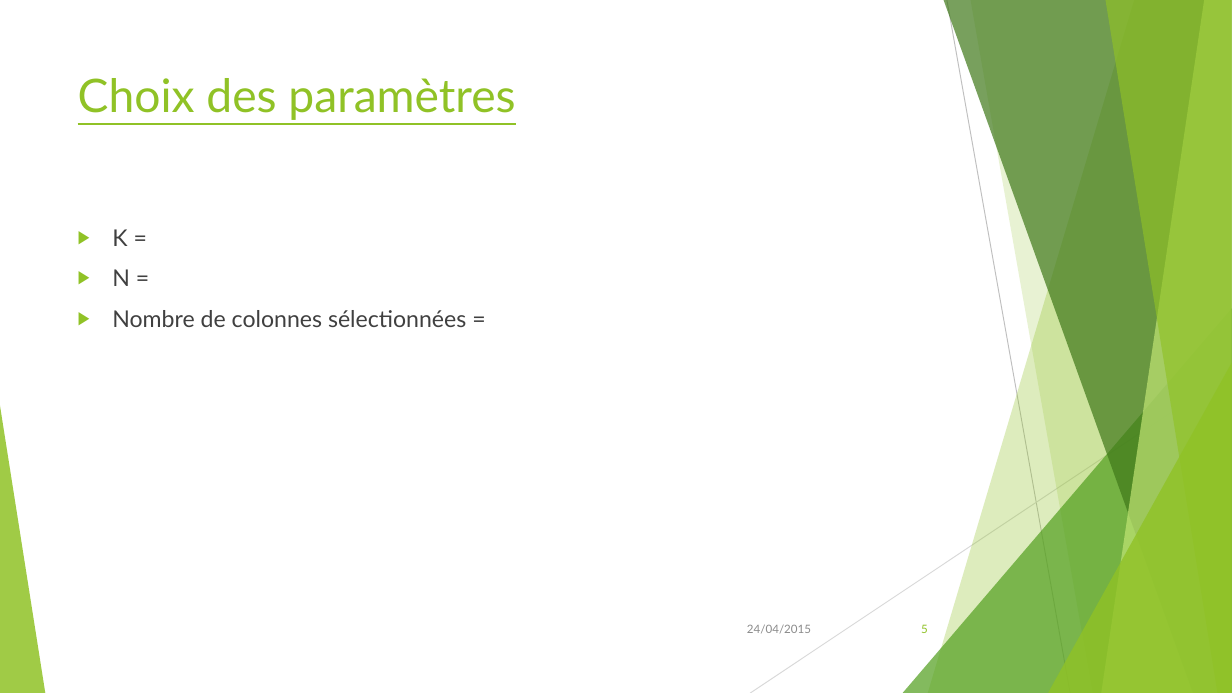
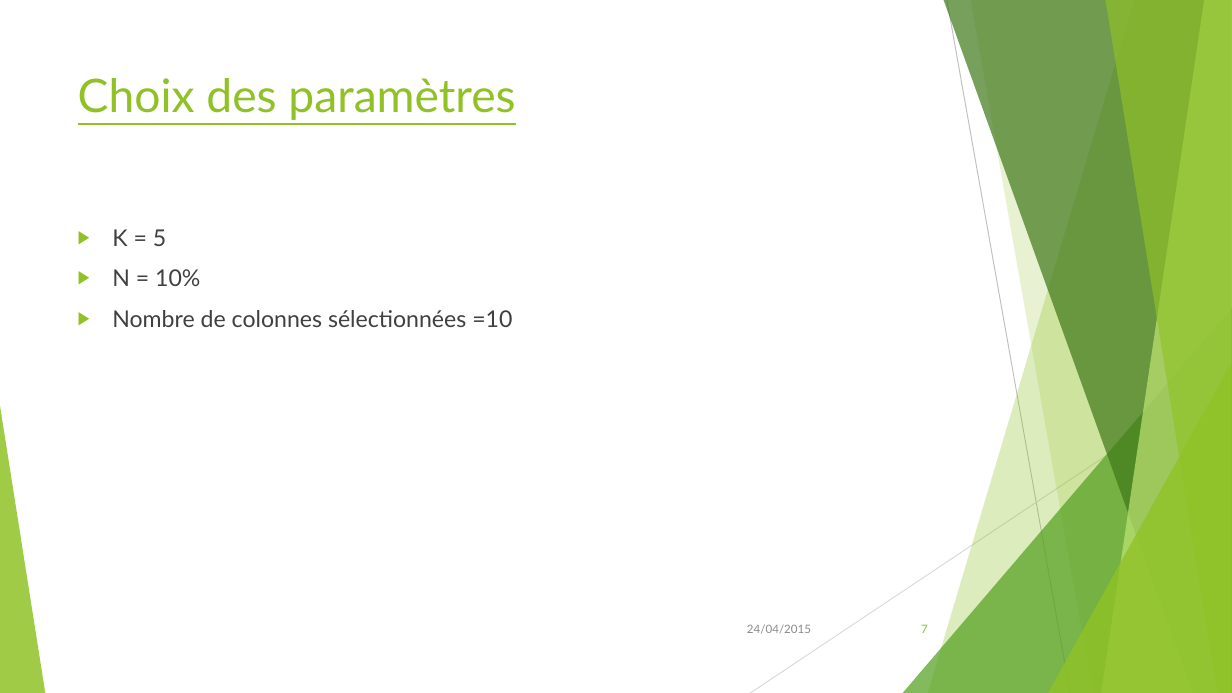
Before and after one commit to LeoGaudias/Projet_IA, a slide deck: slide 7 of presentationia.pptx (slide 5 before the commit). Drawn at 1232x693 pixels with LibreOffice and Linux fonts; fonts in the diff are those of the drawing. Boxes give left, top, right and bottom in pixels: in the first picture for what was removed or moved away, otherwise in the second. Text is boxed around its words. In the diff, an @@ line names an element or a change of style, - is before the commit and + after.

```diff
--- a/presentationia.pptx
+++ b/presentationia.pptx
@@ text at (112,229,512,327): text changed @@
-▶ K =
-▶ N =
-▶ Nombre de colonnes sélectionnées =
+▶ K = 5
+▶ N = 10%
+▶ Nombre de colonnes sélectionnées =10
@@ page number at (921,624,928,633): text changed @@
-5
+7
```
Also in this commit, not shown: 3 other slides changed, 2 slides added, 1 other file.
